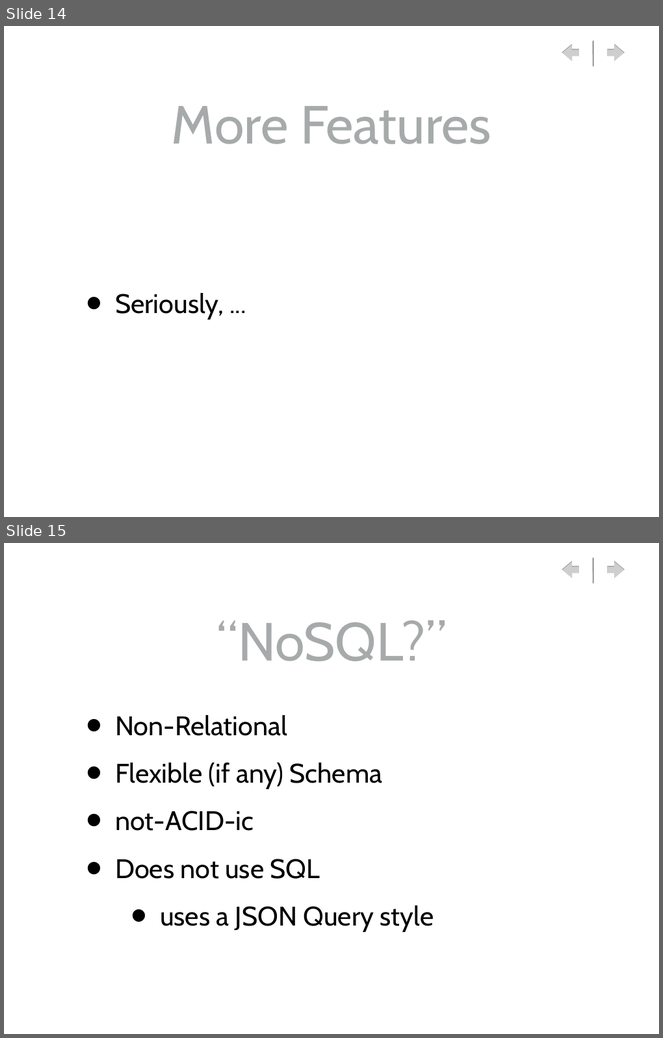
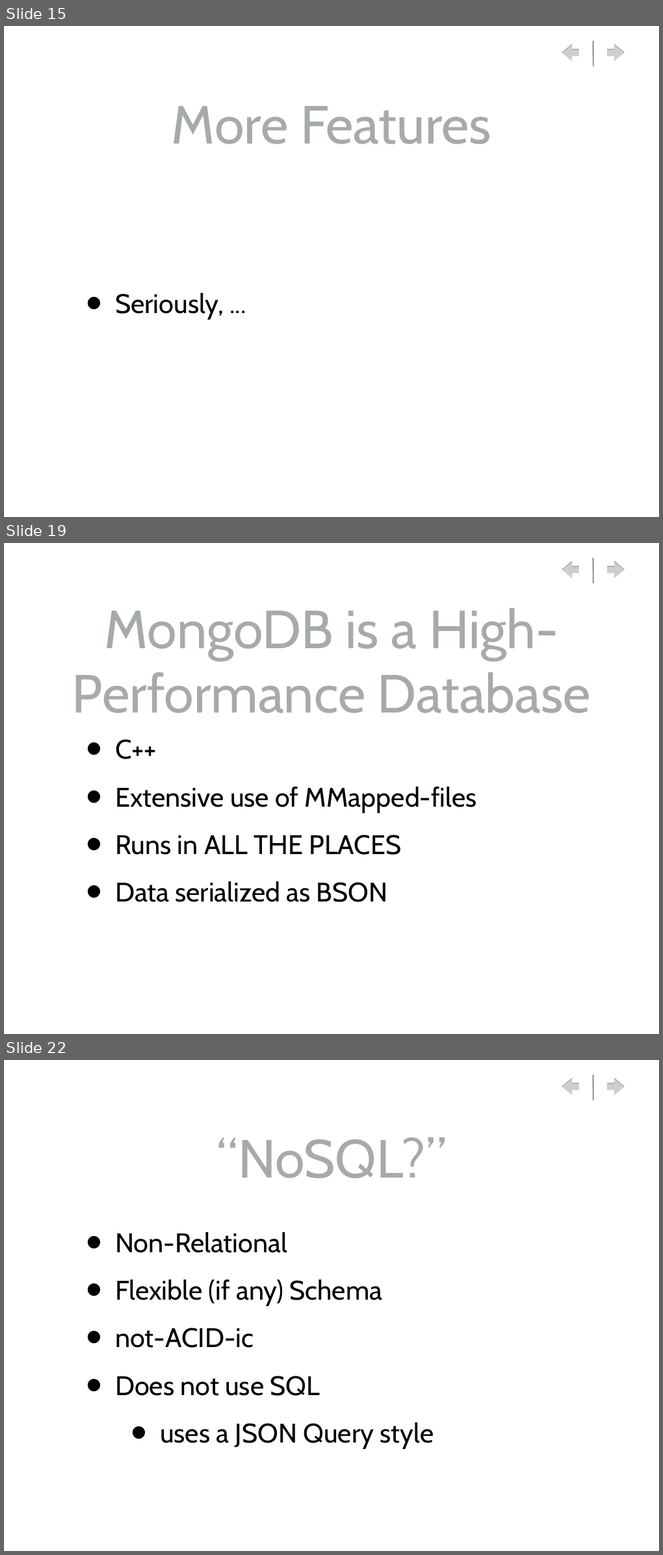
Before and after one commit to gwaldo/MongoDB_Intro, a slide deck: MongoDB_Intro.ppt. Shown one above the other, each under a label of ours: slides 14 and 15 before the commit, slides 15, 19 and 22 after it; the slides between them are not shown. The pictures are 663x1038 and 663x1555 pixels, drawn with LibreOffice and Linux fonts; fonts in the diff are those of the drawing; background and template pictures are left out. Boxes give left, top, right and bottom in pixels: in the first picture for what was removed or moved away, otherwise in the second. Text is boxed around its words. In the diff, an @@ line names an element or a change of style, - is before the commit and + after.

```diff
--- a/MongoDB_Intro.ppt
+++ b/MongoDB_Intro.ppt
@@ slide 19 added at <box>4,543,659,1034</box>, background picture (left out); not listed: 3 template elements that a slide beside it also shows @@
@@ title added at <box>72,608,591,713</box>, 84 pt, text #A7AAAB @@
+MongoDB is a High-Performance Database
@@ text added at <box>115,739,477,902</box>, 42 pt, text #000000 @@
+• C++
+• Extensive use of MMapped-files
+• Runs in ALL THE PLACES
+• Data serialized as BSON
@@ what was slide 14 is now slide 15 @@
@@ what was slide 15 is now slide 22 @@
```
Also in this commit, not shown: 1 slide changed, 13 other slides added, 1 slide removed, 19 other files.
